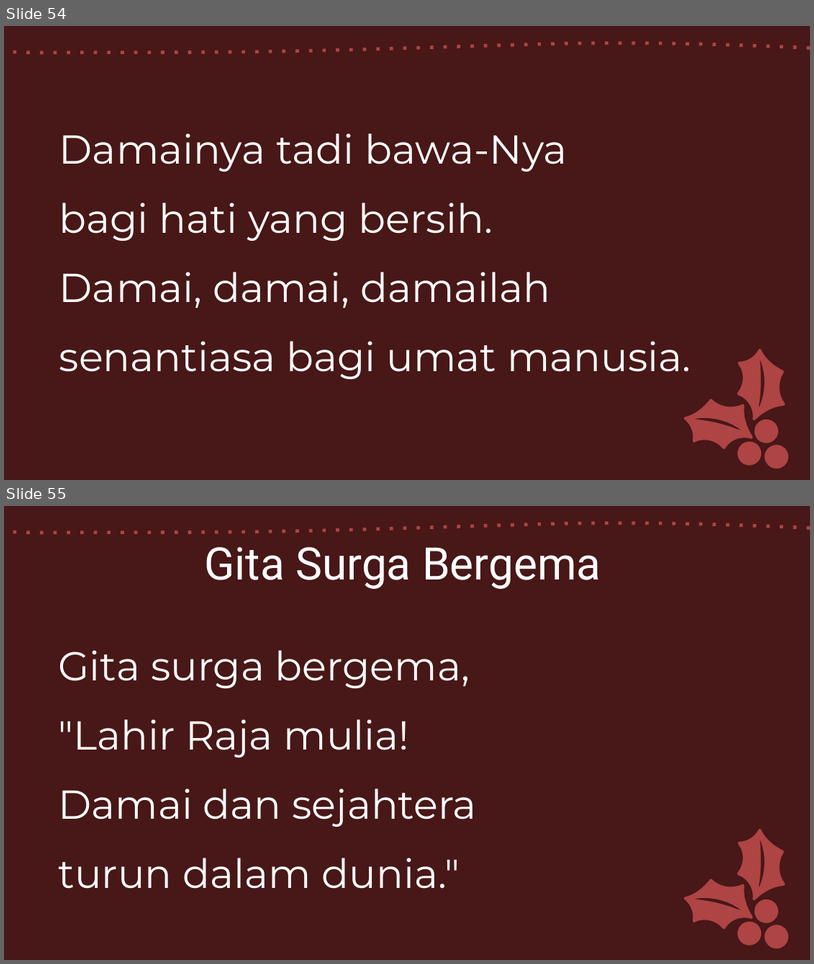
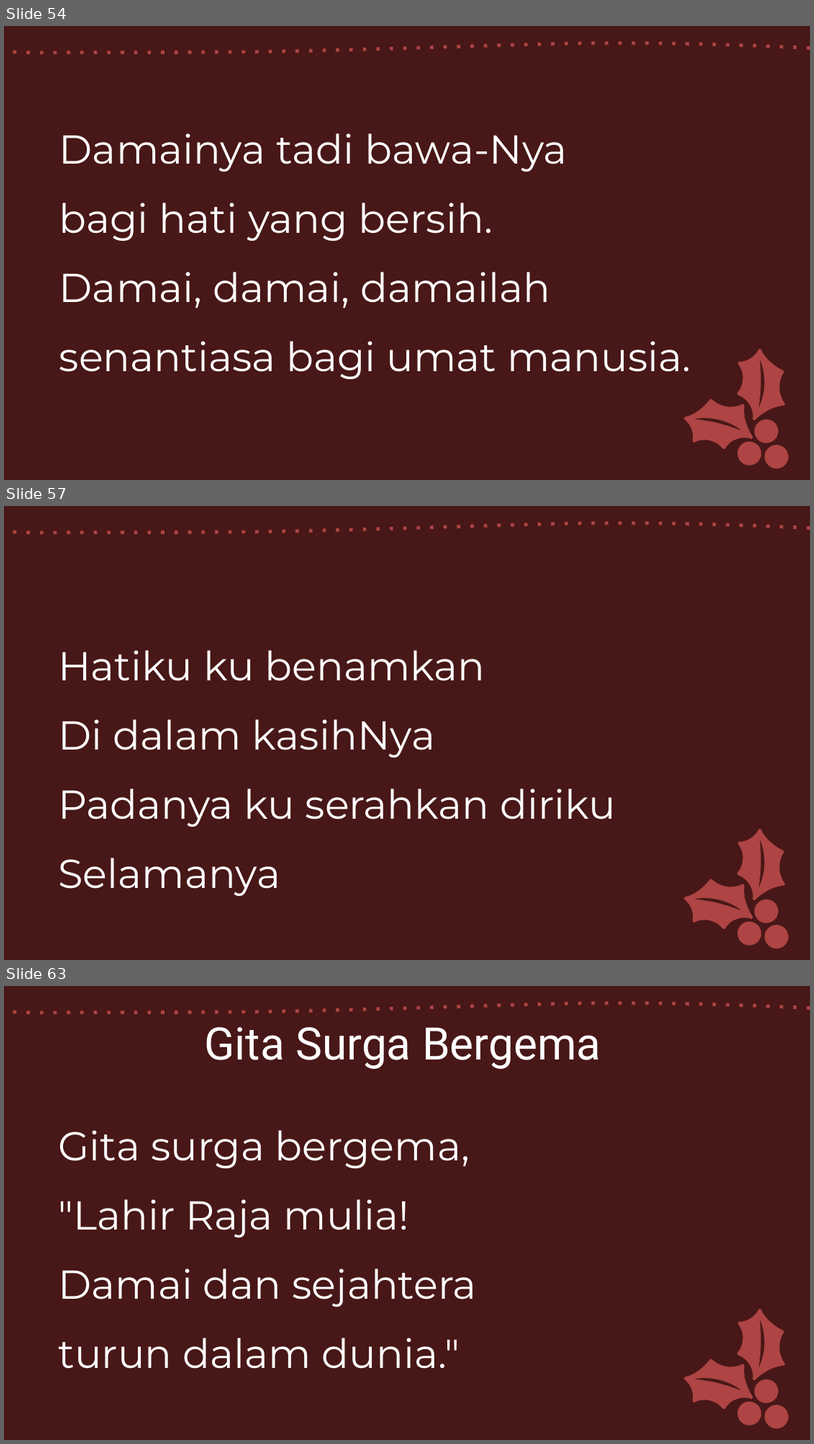
Before and after one commit to laurensius/Slide_Misa_KRC, a slide deck: 2020 12 tanggal 24 - 25/Misa hari raya natal jam 09.00 WIB - Indo - Proses.pptx. Shown one above the other, each under a label of ours: slides 54 and 55 before the commit, slides 54, 57 and 63 after it; the slides between them are not shown. The pictures are 814x964 and 814x1444 pixels, drawn with LibreOffice and Linux fonts; fonts in the diff are those of the drawing. Boxes give left, top, right and bottom in pixels: in the first picture for what was removed or moved away, otherwise in the second. Text is boxed around its words. In the diff, an @@ line names an element or a change of style, - is before the commit and + after.

```diff
--- a/2020 12 tanggal 24 - 25/Misa hari raya natal jam 09.00 WIB - Indo - Proses.pptx
+++ b/2020 12 tanggal 24 - 25/Misa hari raya natal jam 09.00 WIB - Indo - Proses.pptx
@@ slide 57 added at [4, 506, 810, 960], background #481818; not listed: 6 template elements that a slide beside it also shows @@
@@ text added at [58, 650, 616, 896], 36 pt, text #FFFFFF @@
+Hatiku ku benamkan
+Di dalam kasihNya
+Padanya ku serahkan diriku
+Selamanya
@@ what was slide 55 is now slide 63 @@
```
Also in this commit, not shown: 7 other slides added, 7 other files.
